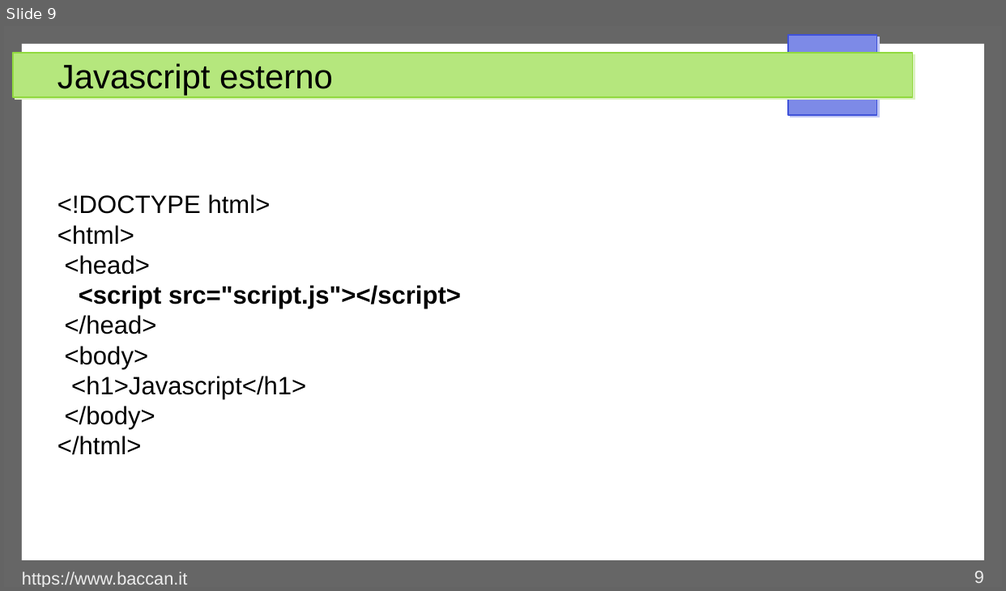
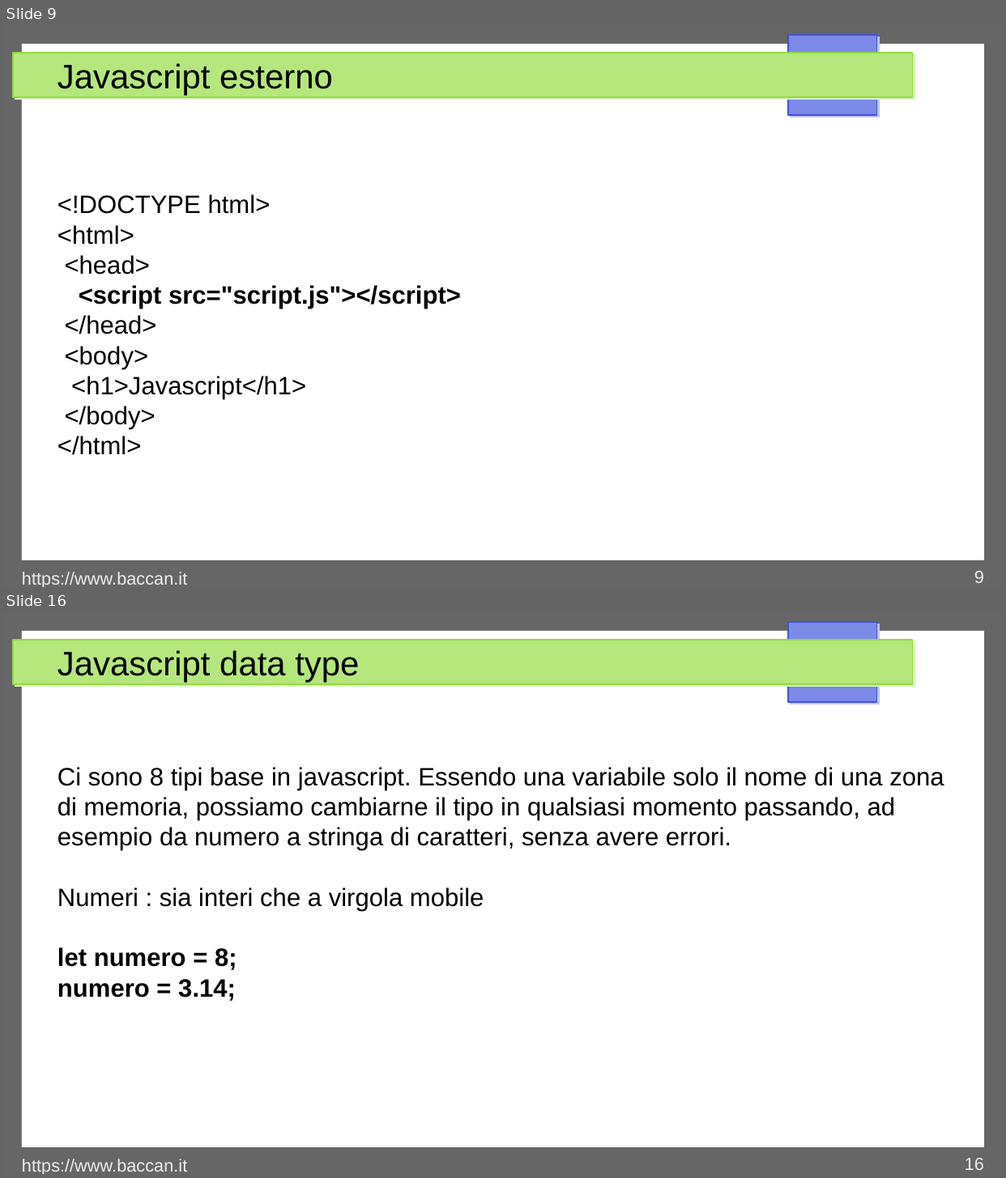
Before and after one commit to matteobaccan/CorsoJavascript, a slide deck: Chapter_Javascript.odp. Shown one above the other, each under a label of ours: slide 9 before the commit, slides 9 and 16 after it; the slides between them are not shown. The pictures are 1006x591 and 1006x1178 pixels, drawn with LibreOffice and Linux fonts; fonts in the diff are those of the drawing. Boxes give left, top, right and bottom in pixels: in the first picture for what was removed or moved away, otherwise in the second. Text is boxed around its words. In the diff, an @@ line names an element or a change of style, - is before the commit and + after.

```diff
--- a/Chapter_Javascript.odp
+++ b/Chapter_Javascript.odp
@@ slide 16 added at (4, 613, 1002, 1174), background #FFFFFF; not listed: 4 template elements that a slide beside it also shows @@
@@ title added at (57, 650, 359, 682), 27 pt, text #000000 @@
+Javascript data type
@@ text added at (57, 767, 944, 1001), 20 pt, text #000000 @@
+Ci sono 8 tipi base in javascript. Essendo una variabile solo il nome di una zona di memoria, possiamo cambiarne il tipo in qualsiasi momento passando, ad esempio da numero a stringa di caratteri, senza avere errori.
+Numeri : sia interi che a virgola mobile
+let numero = 8;
+numero = 3.14;
@@ text added at (22, 1159, 187, 1174), 14 pt, text #EEEEEE @@
+https://www.baccan.it
@@ page number added at (965, 1158, 984, 1170), 14 pt, text #EEEEEE @@
+16
```
Also in this commit, not shown: 2 slides changed, 9 other slides added, 4 other files.
